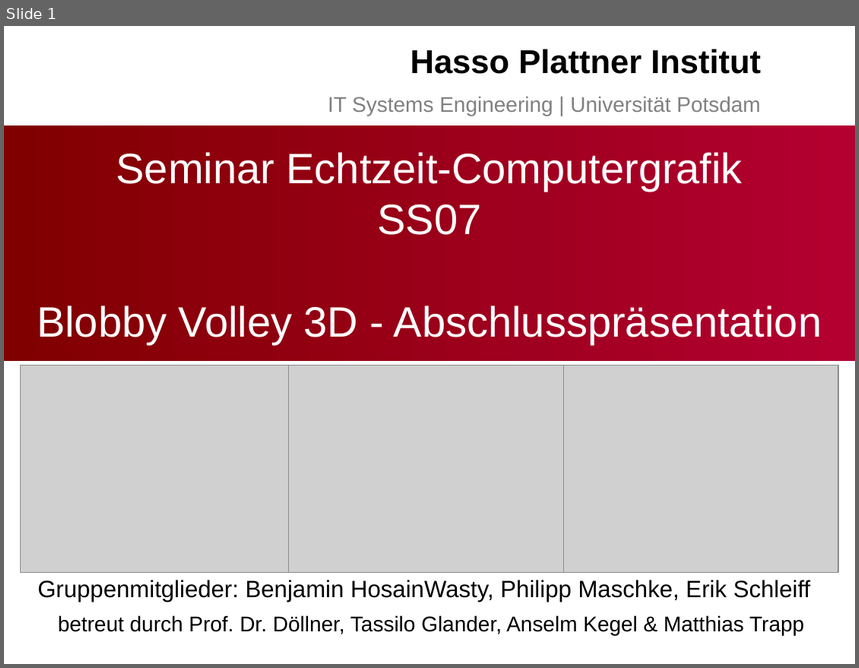
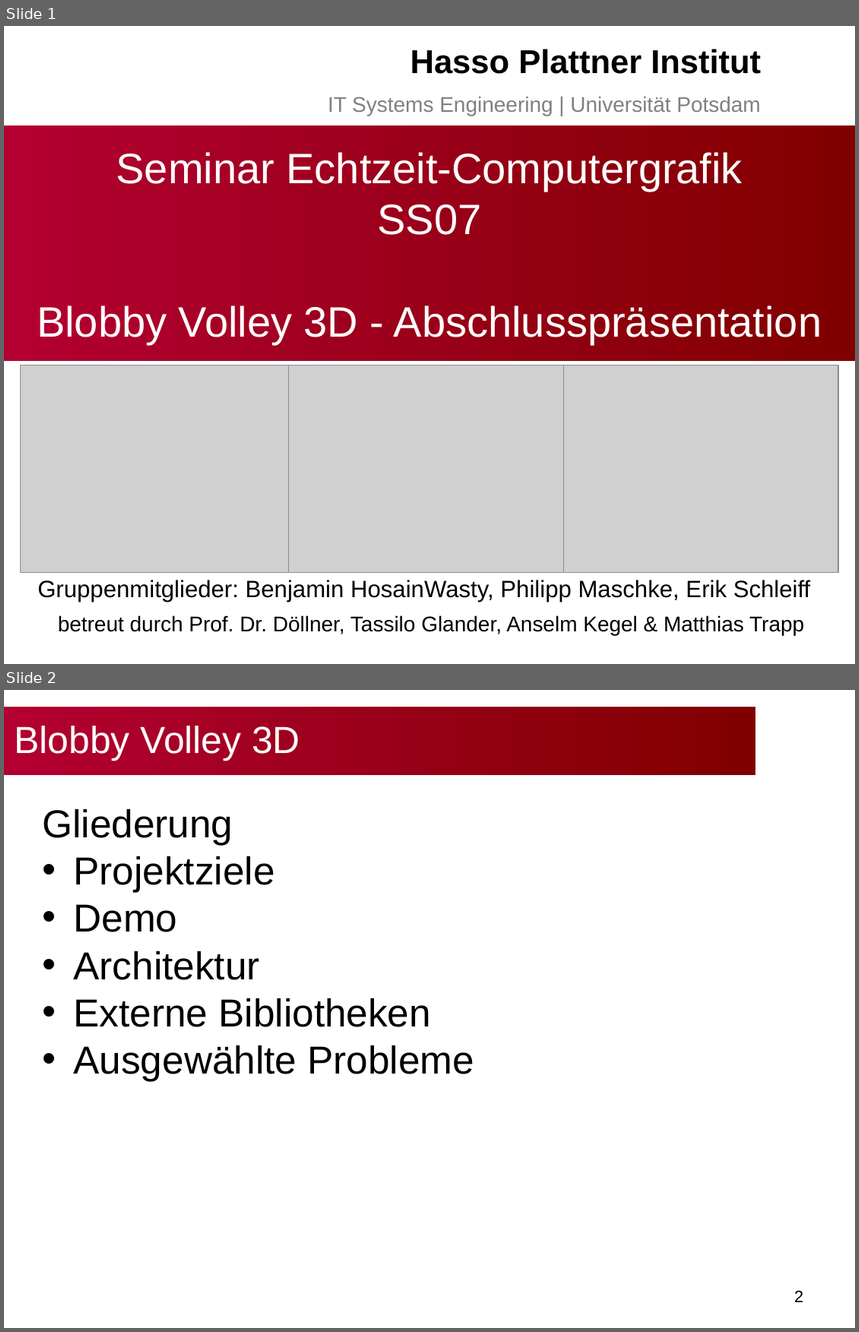
Before and after one commit to bwasty/blobby-volley-3d, a slide deck: Präsentationen/Slides-Abschlusspräsentation.ppt. Shown one above the other, each under a label of ours: slide 1 before the commit, slides 1 and 2 after it. The pictures are 859x668 and 859x1332 pixels, drawn with LibreOffice and Linux fonts; fonts in the diff are those of the drawing; grey boxes stand for pictures; background and template pictures are left out. Boxes give left, top, right and bottom in pixels: in the first picture for what was removed or moved away, otherwise in the second. Text is boxed around its words. In the diff, an @@ line names an element or a change of style, - is before the commit and + after.

```diff
--- a/Präsentationen/Slides-Abschlusspräsentation.ppt
+++ b/Präsentationen/Slides-Abschlusspräsentation.ppt
@@ slide 2 added at (4,690,855,1328), background #FFFFFF @@
@@ title added at (4,707,756,775), fill gradient #800000 to #B30031, 32 pt, text #FFFFFF @@
+Blobby Volley 3D
@@ text added at (42,809,475,1082), 33 pt, text #000000 @@
+Gliederung
+• Projektziele
+• Demo
+• Architektur
+• Externe Bibliotheken
+• Ausgewählte Probleme
@@ page number added at (794,1290,804,1303), 14 pt, text #000000 @@
+2
@@ slide 1 changed as well @@
@@ title "Seminar Echtzeit-Computergrafik SS07 Blobby Volley ..." at (4,126,855,361): fill gradient #B30031 to #800000 to gradient #800000 to #B30031 @@
```
Also in this commit, not shown: 7 other slides changed, 2 other slides added, 1 slide removed.
